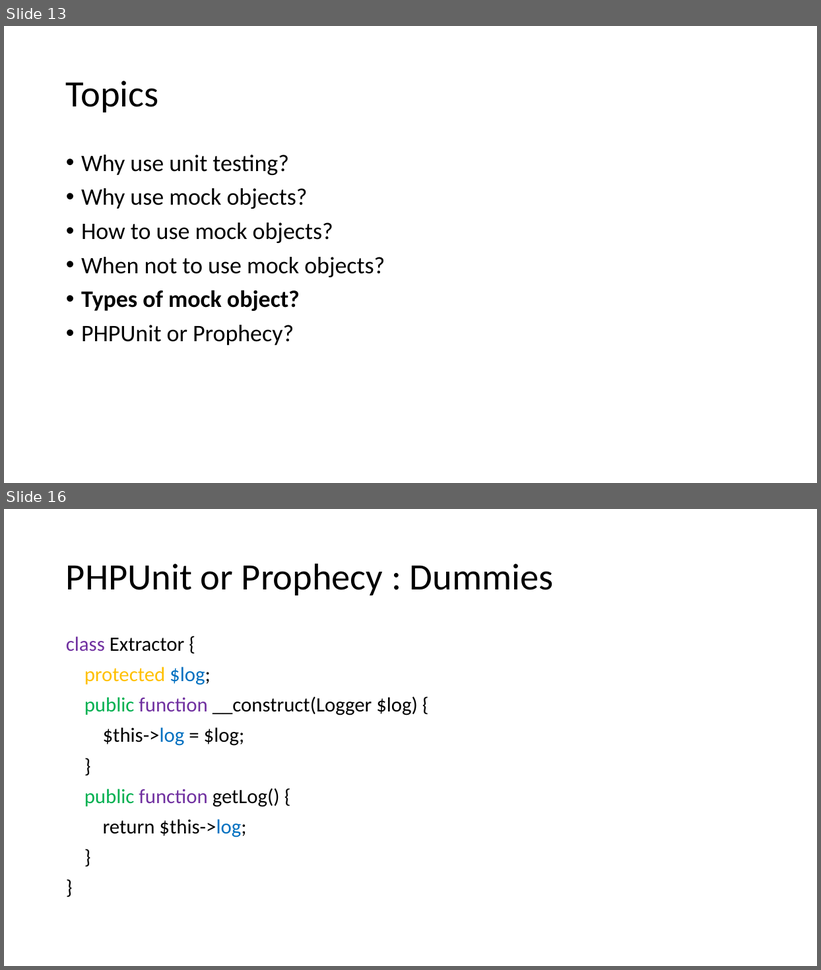
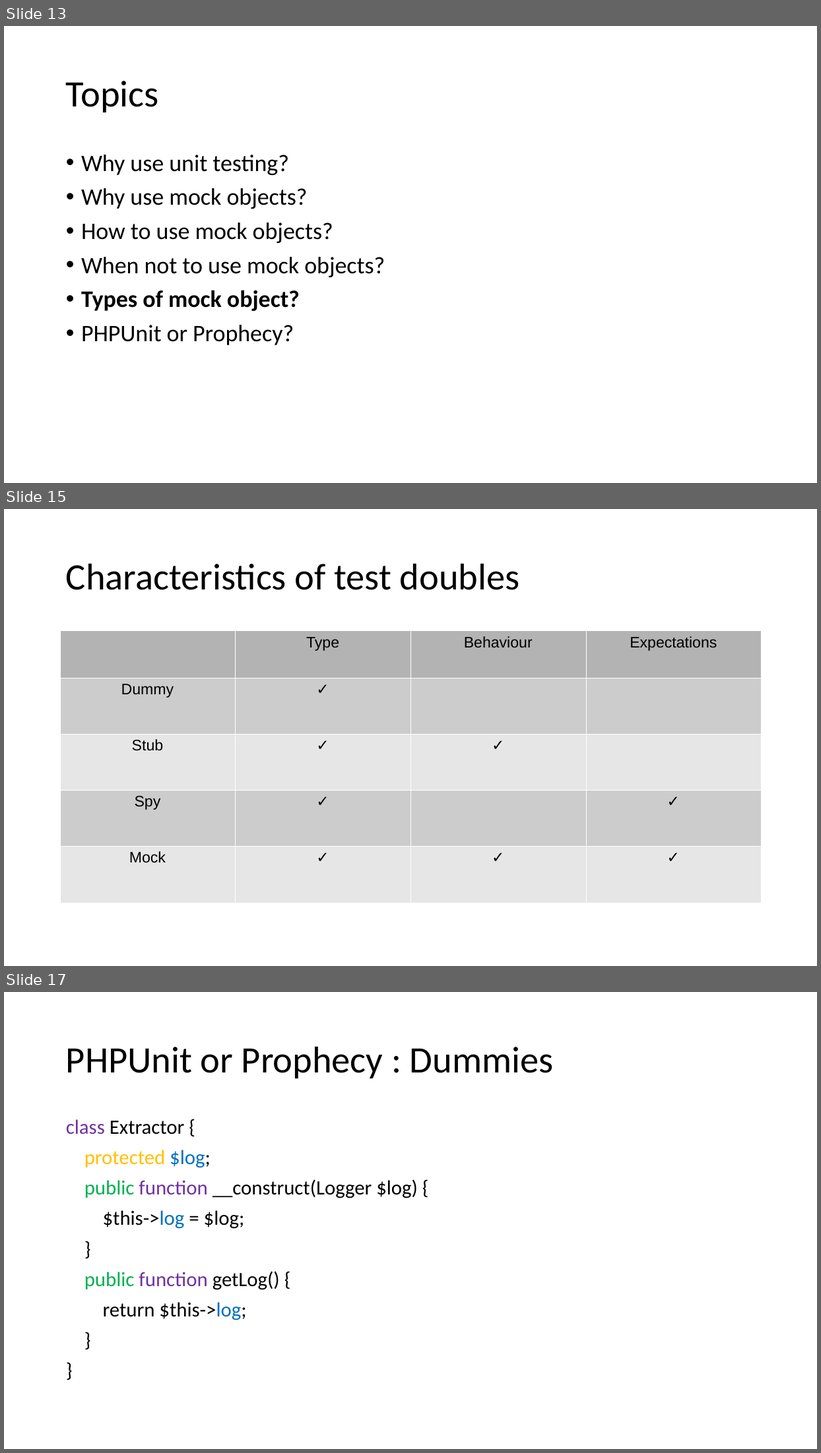
Before and after one commit to docljn/phpunit-or-prophecy-for-mocks, a slide deck: Creating Unit Test Mocks - PHPUnit or Prophecy.odp. Shown one above the other, each under a label of ours: slides 13 and 16 before the commit, slides 13, 15 and 17 after it; the slides between them are not shown. The pictures are 821x970 and 821x1453 pixels, drawn with LibreOffice and Linux fonts; fonts in the diff are those of the drawing. Boxes give left, top, right and bottom in pixels: in the first picture for what was removed or moved away, otherwise in the second. Text is boxed around its words. In the diff, an @@ line names an element or a change of style, - is before the commit and + after.

```diff
--- a/Creating Unit Test Mocks - PHPUnit or Prophecy.odp
+++ b/Creating Unit Test Mocks - PHPUnit or Prophecy.odp
@@ slide 15 added at box(4, 509, 817, 966), background #FFFFFF @@
@@ title added at box(66, 563, 520, 590), 44 pt, text #000000 @@
+Characteristics of test doubles
@@ table added at box(60, 631, 761, 903), 5 rows, 4 columns @@
+ | Type | Behaviour | Expectations
+Dummy | ✓ |  | 
+Stub | ✓ | ✓ | 
+Spy | ✓ |  | ✓
+Mock | ✓ | ✓ | ✓
@@ what was slide 16 is now slide 17 @@
```
Also in this commit, not shown: 4 slides changed.
